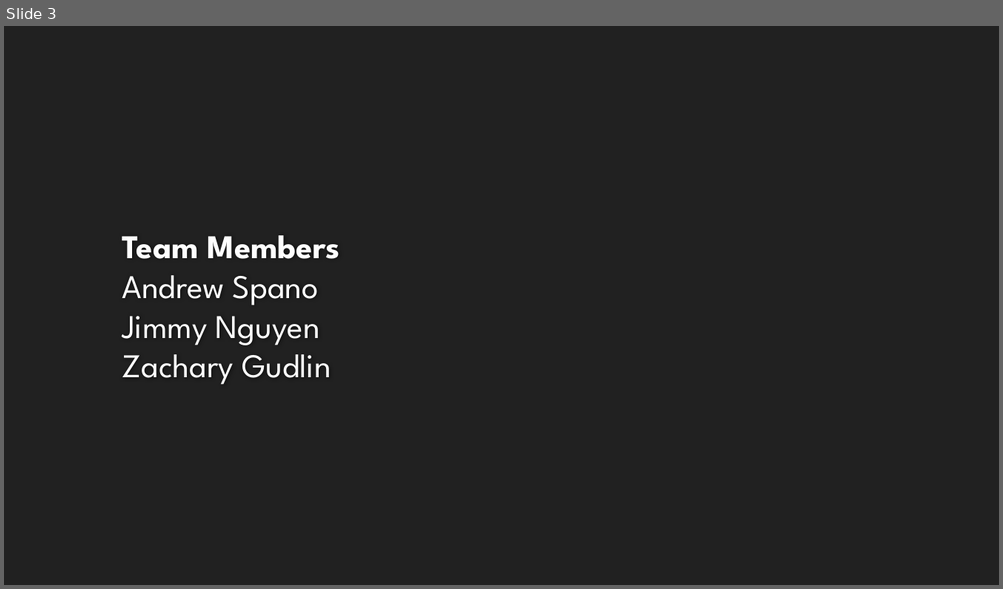
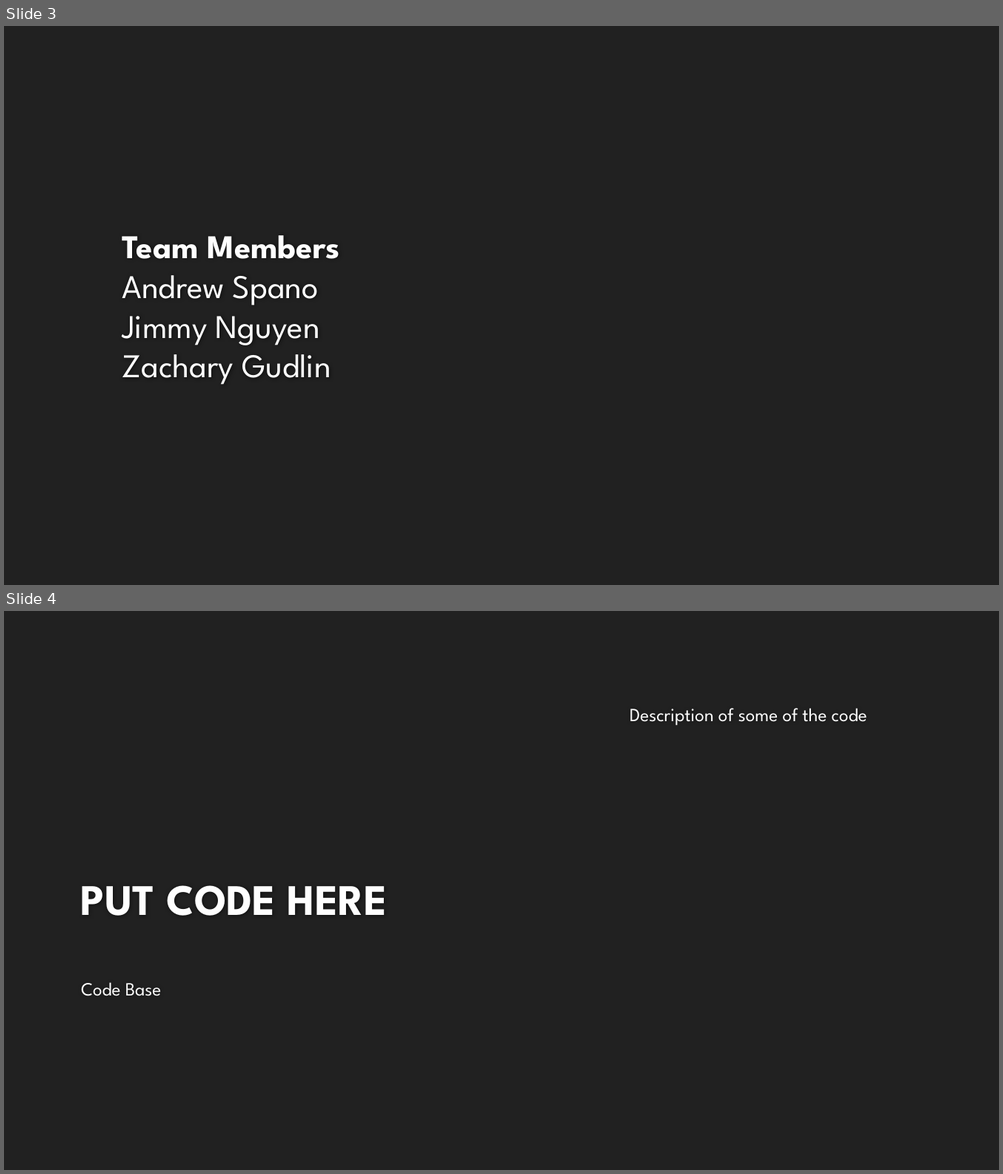
Before and after one commit to recursor94/CSC-380-Project, a slide deck: CSC380 Final Presentation.pptx. Shown one above the other, each under a label of ours: slide 3 before the commit, slides 3 and 4 after it. The pictures are 1003x589 and 1003x1174 pixels, drawn with LibreOffice and Linux fonts; fonts in the diff are those of the drawing; background and template pictures are left out. Boxes give left, top, right and bottom in pixels: in the first picture for what was removed or moved away, otherwise in the second. Text is boxed around its words. In the diff, an @@ line names an element or a change of style, - is before the commit and + after.

```diff
--- a/CSC380 Final Presentation.pptx
+++ b/CSC380 Final Presentation.pptx
@@ slide 4 added at (4, 611, 999, 1170), background #212121 @@
@@ text added at (629, 708, 867, 726), 18 pt, text #FFFFFF @@
+Description of some of the code
@@ title added at (81, 886, 387, 916), 42 pt, text #FEFEFE, bold @@
+PUT CODE HERE
@@ text added at (81, 982, 162, 997), 18 pt, text #FFFFFF @@
+Code Base
```
Also in this commit, not shown: 1 slide removed, 56 other files.
